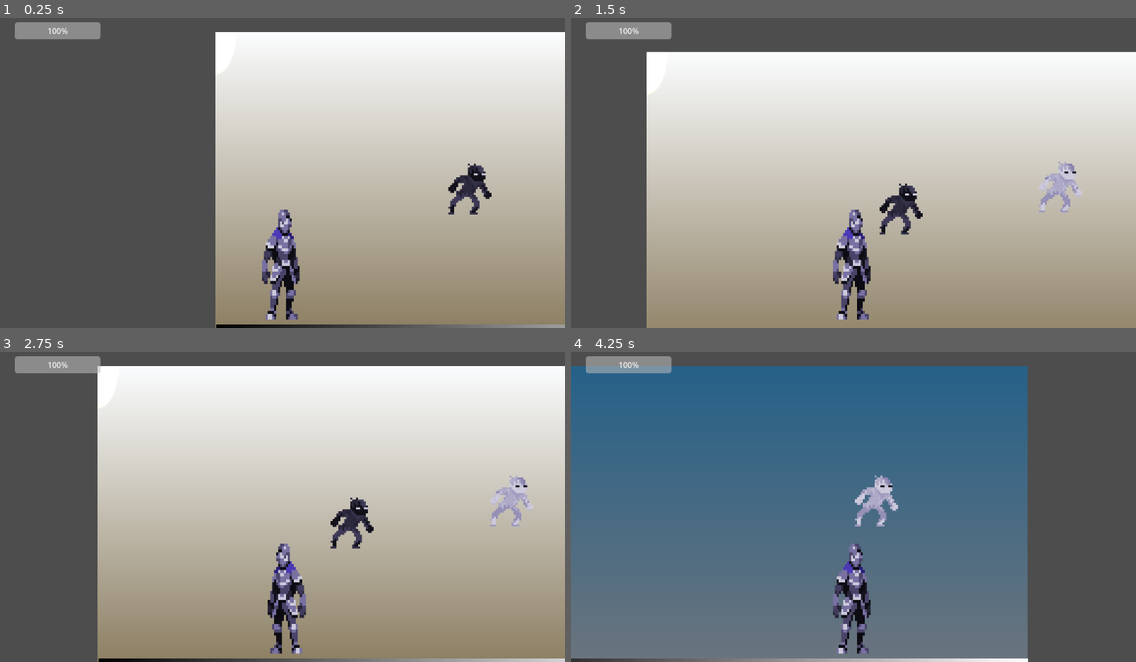
Above: before the commit, frames 1-4 (two rows, left to right).
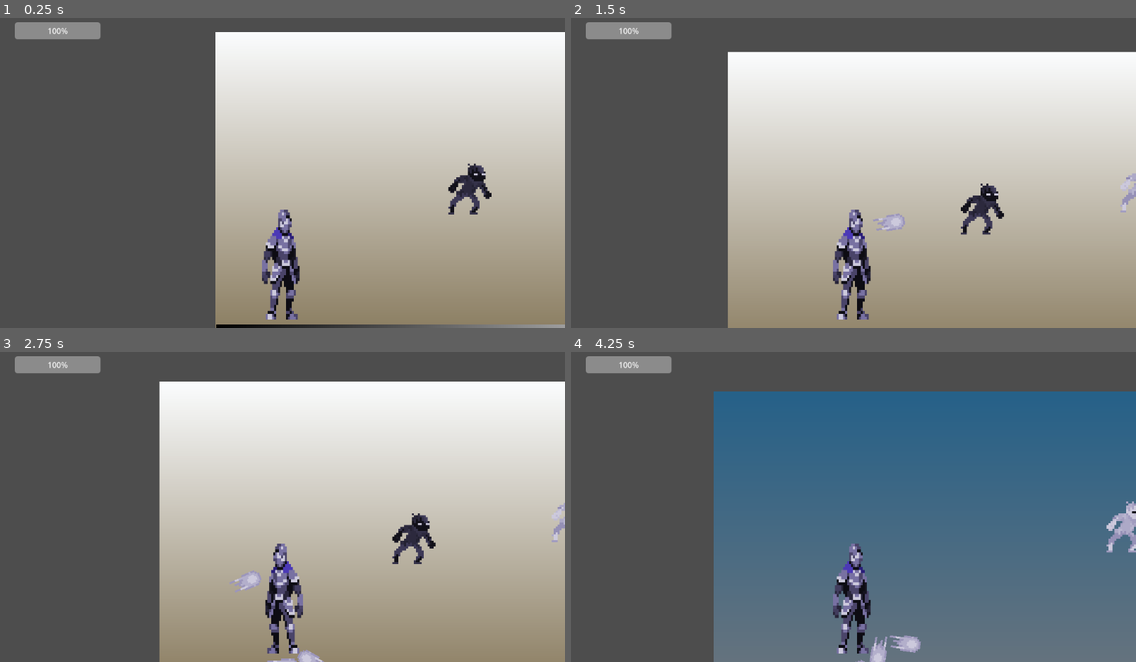
Above: after the commit, the same moments.

Repository: hugoc7/AbyssGameJam
Game: Godot game, scene res://levels/level1.tscn
Two runs of this game, one before a commit and one after it. Both use one fixed random seed, a clock stepped at 60 frames per second and the inputs below.
Inputs (mouse positions are in pixels of both pictures, inside the frame that each line leads up to):
- Up to frame 1 (0.25 s): no input
- Up to frame 2 (1.5 s): tap Enter at 0.5 s; move the mouse to (977, 154) at 0.52 s; hold Right mouse button (attack_range) 0.53-1.28 s; hold D (move_right) from 0.53 s (still down); tap W (jump) at 0.77 s; move the mouse to (740, 185) at 1.27 s; right-click (740, 185) at 1.35 s
- Up to frame 3 (2.75 s): tap W (jump) at 1.52 s; move the mouse to (339, 432) at 2.02 s; release D (move_right) at 2.03 s; press the mouse at (339, 432) at 2.03 s; hold A (move_left) from 2.03 s (still down); right-click (339, 432) at 2.3 s
- Up to frame 4 (4.25 s): move the mouse to (825, 565) at 2.77 s; release A (move_left) at 2.78 s; release the mouse at (825, 565) at 2.78 s; hold D (move_right) from 2.78 s (still down); tap Space (switch_level_color) at 2.85 s; tap W (jump) at 3.02, 3.77 s; right-click (825, 565) at 3.05 s; move the mouse to (1023, 550) at 3.52 s; hold Right mouse button (attack_range) from 3.53 s (still down)

The runs differ from the first frame. In frame 2, 15% of the frame differs, in the area x 13-100%, y 10-100%; in frame 3, 18%; in frame 4, 47%, in the area x 0-100%, y 4-100%.

Commit message:
add fireball

Diff:
--- a/enemy/contact/enemy_contact.tscn
+++ b/enemy/contact/enemy_contact.tscn
@@ -4,10 +4,6 @@
 [ext_resource type="Texture2D" uid="uid://cj5qks436wjqt" path="res://enemy/contact/Zombie_Noir.png" id="3_gj8y7"]
 [ext_resource type="Texture2D" uid="uid://ipvh1uvbtbqm" path="res://enemy/contact/Zombie_Blanc.png" id="4_a1kmb"]
 [ext_resource type="PackedScene" uid="uid://dqgwffom65lvd" path="res://visual_effects/explosion.tscn" id="4_wrjxc"]
-
-[sub_resource type="CapsuleShape2D" id="CapsuleShape2D_okoi0"]
-radius = 44.0
-height = 102.0
 
 [sub_resource type="Gradient" id="Gradient_auxh5"]
 colors = PackedColorArray(1, 1, 0.317647, 1, 0, 0, 0, 1)
@@ -18,12 +14,24 @@
 fill_from = Vector2(0.5, 0.5)
 fill_to = Vector2(0.883621, 0.211207)
 
+[sub_resource type="CapsuleShape2D" id="CapsuleShape2D_okoi0"]
+radius = 44.0
+height = 102.0
+
 [node name="EnemyContact" type="Area2D"]
 texture_filter = 1
 script = ExtResource("1_51gnd")
 white_texture = ExtResource("4_a1kmb")
 black_texture = ExtResource("3_gj8y7")
 die_vfx = ExtResource("4_wrjxc")
+
+[node name="PointLight2D" type="PointLight2D" parent="."]
+visible = false
+scale = Vector2(0.490234, 1)
+energy = 3.45
+texture = SubResource("GradientTexture2D_d5qto")
+texture_scale = 2.8
+height = 100.0
 
 [node name="CollisionShape2D" type="CollisionShape2D" parent="."]
 position = Vector2(0, 14)
@@ -36,10 +44,3 @@
 
 [node name="CooldownTimer" type="Timer" parent="."]
 one_shot = true
-
-[node name="PointLight2D" type="PointLight2D" parent="CooldownTimer"]
-scale = Vector2(0.490234, 1)
-energy = 3.45
-texture = SubResource("GradientTexture2D_d5qto")
-texture_scale = 2.8
-height = 100.0
--- a/levels/hugo.tscn
+++ b/levels/hugo.tscn
@@ -8,6 +8,7 @@
 [ext_resource type="PackedScene" uid="uid://ck8o5v52wgvf6" path="res://player/player.tscn" id="5_d21w1"]
 [ext_resource type="PackedScene" uid="uid://cbe8prr8x1r0m" path="res://enemy/contact/enemy_contact.tscn" id="6_l8te7"]
 [ext_resource type="PackedScene" uid="uid://85ag7xxy5r67" path="res://hud/hud.tscn" id="7_pvkj3"]
+[ext_resource type="PackedScene" uid="uid://ndaq34x515wt" path="res://projectiles/fireball.tscn" id="8_gxraj"]
 [ext_resource type="Script" path="res://camera/camera.gd" id="8_s1ufl"]
 
 [sub_resource type="RectangleShape2D" id="RectangleShape2D_w26nm"]
@@ -60,6 +61,9 @@
 color = 1
 player = NodePath("../../Player")
 
+[node name="Fireball" parent="." instance=ExtResource("8_gxraj")]
+position = Vector2(652, 430)
+
 [node name="HUD" parent="." instance=ExtResource("7_pvkj3")]
 
 [node name="Camera" type="Camera2D" parent="." node_paths=PackedStringArray("target")]
--- a/player/player.gd
+++ b/player/player.gd
@@ -5,12 +5,16 @@
 @export var speed = 300.0
 @export var jump_velocity = -400.0
 @export var damage : int = 10
+@export var fireball : PackedScene
+@export var fireball_speed = 100.0
 
 
 # Get the gravity from the project settings to be synced with RigidBody nodes.
 var gravity = ProjectSettings.get_setting("physics/2d/default_gravity")
 var life = 100
 var is_short_attack_on_cooldown = false
+var is_range_attack_on_cooldown = false
+
 
 func take_damage(damage: int):
 	life -= damage
@@ -19,7 +23,7 @@
 	emit_signal("life_changed", life)
 
 func short_attack():
-	var other_areas: Array[Area2D] = $AttackArea.get_overlapping_areas()
+	var other_areas: Array[Area2D] = $Body/AttackArea.get_overlapping_areas()
 	print_debug("player short atk")
 	is_short_attack_on_cooldown = true
 	$ShortAttackCooldownTimer.start()
@@ -31,6 +35,14 @@
 	for area in other_areas:
 		if area.has_method("take_damage"):
 			area.take_damage(damage)
+
+func range_attack():
+	var fireball_instance = fireball.instantiate()
+	fireball_instance.global_position = $Body/ProjectileSpawn.global_position
+	get_parent().add_child(fireball_instance)
+	var direction = global_position.direction_to(get_global_mouse_position())
+	fireball_instance.apply_impulse(direction*fireball_speed)
+
 
 func reset_short_attack_cooldown():
 	is_short_attack_on_cooldown = false
@@ -54,7 +66,7 @@
 	var direction = Input.get_axis("move_left", "move_right")
 	if direction:
 		velocity.x = direction * speed
-		$Sprite2D.scale.x = sign(direction) * abs($Sprite2D.scale.x)
+		$Body.scale.x = sign(direction)
 	else:
 		velocity.x = move_toward(velocity.x, 0, speed)
 
@@ -63,5 +75,7 @@
 func _unhandled_input(event):
 	if event.is_action_pressed("attack_short") and not is_short_attack_on_cooldown:
 		$ShortAttackTimer.start()
+	if event.is_action_pressed("attack_range") and not is_range_attack_on_cooldown:
+		range_attack()
 	if event is InputEventMouseMotion:
 		var mouse = get_global_mouse_position()
--- a/player/player.tscn
+++ b/player/player.tscn
@@ -1,6 +1,7 @@
-[gd_scene load_steps=9 format=3 uid="uid://ck8o5v52wgvf6"]
+[gd_scene load_steps=10 format=3 uid="uid://ck8o5v52wgvf6"]
 
 [ext_resource type="Script" path="res://player/player.gd" id="1_esoqt"]
+[ext_resource type="PackedScene" uid="uid://ndaq34x515wt" path="res://projectiles/fireball.tscn" id="2_8pqtj"]
 [ext_resource type="Texture2D" uid="uid://bdtdr4vcgseu0" path="res://player/Character_Blanc.png" id="2_ibxpq"]
 [ext_resource type="AudioStream" uid="uid://ddotwbuosivqa" path="res://player/sound/miss_sword1.mp3" id="3_kixs8"]
 [ext_resource type="AudioStream" uid="uid://cv4rtym8v74mt" path="res://player/sound/sword_hit1.mp3" id="4_b1xjc"]
@@ -23,6 +24,7 @@
 
 [node name="Player" type="CharacterBody2D"]
 script = ExtResource("1_esoqt")
+fireball = ExtResource("2_8pqtj")
 
 [node name="PointLight2D" type="PointLight2D" parent="."]
 visible = false
@@ -36,15 +38,20 @@
 position = Vector2(-1, 0)
 shape = SubResource("CapsuleShape2D_2jslw")
 
-[node name="Sprite2D" type="Sprite2D" parent="."]
+[node name="Body" type="Node2D" parent="."]
+
+[node name="ProjectileSpawn" type="Marker2D" parent="Body"]
+position = Vector2(52, -63)
+
+[node name="Sprite2D" type="Sprite2D" parent="Body"]
 position = Vector2(3, -88)
 scale = Vector2(4.0625, 6.09375)
 texture = ExtResource("2_ibxpq")
 
-[node name="AttackArea" type="Area2D" parent="."]
+[node name="AttackArea" type="Area2D" parent="Body"]
 scale = Vector2(0.490234, 1)
 
-[node name="CollisionShape2D" type="CollisionShape2D" parent="AttackArea"]
+[node name="CollisionShape2D" type="CollisionShape2D" parent="Body/AttackArea"]
 position = Vector2(193.325, -2.5)
 shape = SubResource("RectangleShape2D_7urbb")
 
--- /dev/null
+++ b/projectiles/fireball.tscn
@@ -0,0 +1,17 @@
+[gd_scene load_steps=3 format=3 uid="uid://ndaq34x515wt"]
+
+[ext_resource type="Texture2D" uid="uid://pvl07icxk82o" path="res://projectiles/Fireball_Blanc.png" id="1_usawb"]
+
+[sub_resource type="CapsuleShape2D" id="CapsuleShape2D_8xrtc"]
+radius = 16.0
+height = 68.0
+
+[node name="Fireball" type="RigidBody2D"]
+
+[node name="CollisionShape2D" type="CollisionShape2D" parent="."]
+rotation = 1.5708
+shape = SubResource("CapsuleShape2D_8xrtc")
+
+[node name="Sprite2D" type="Sprite2D" parent="."]
+scale = Vector2(4, 4)
+texture = ExtResource("1_usawb")
Not shown: 1 places in levels/hugo.tscn that only renumber resources
